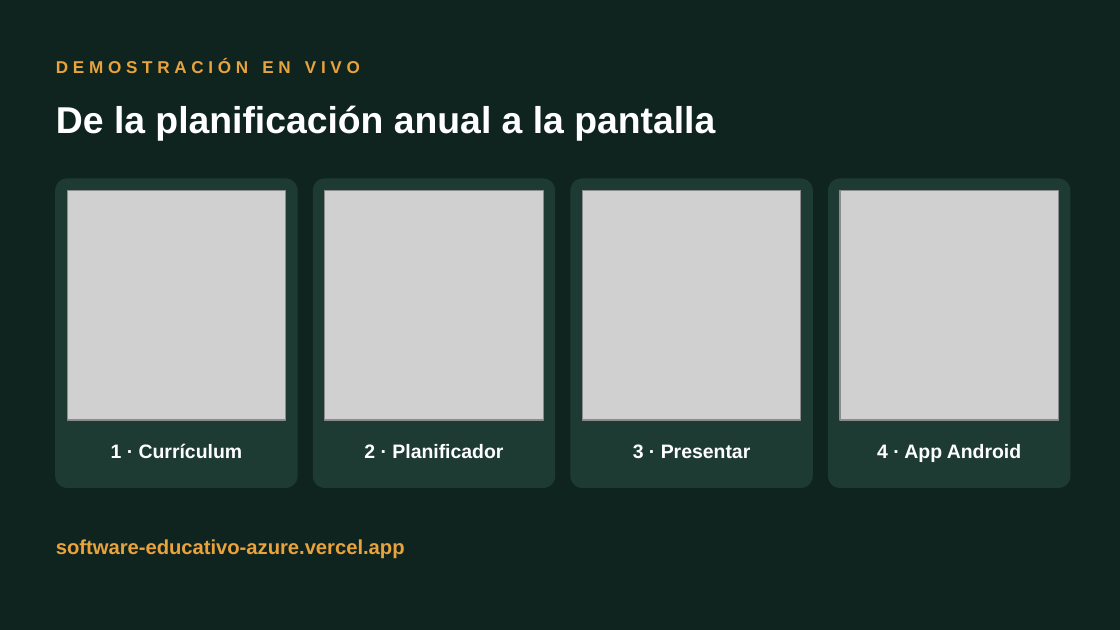
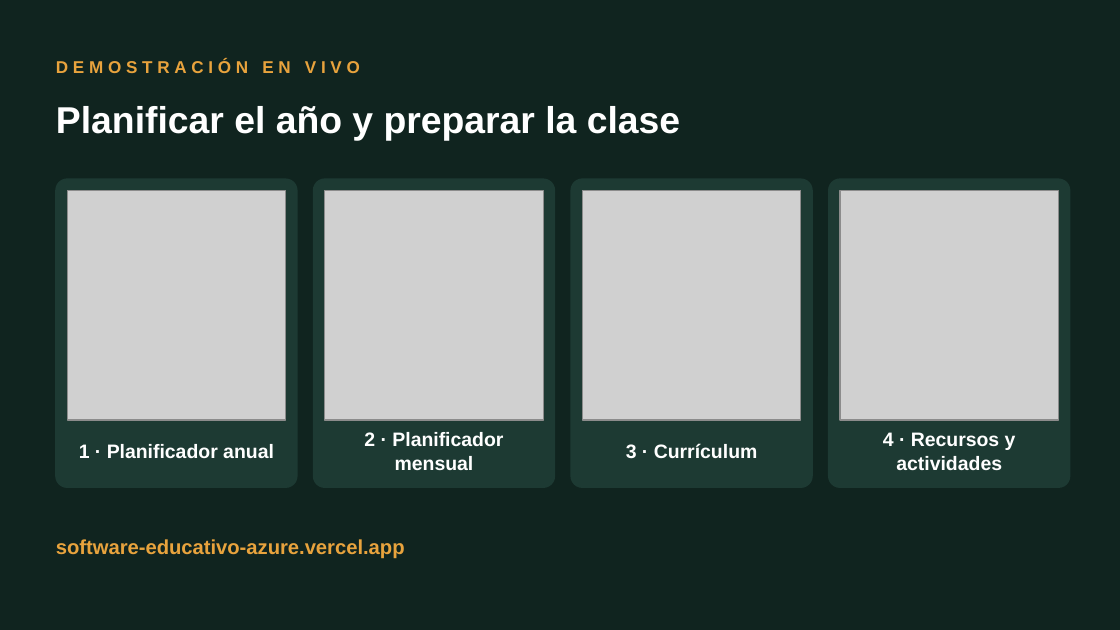
Before and after one commit to alcayuqueo/proyectCAPSTON, a slide deck: slide 13 of Fase 3/Cayuqueo_Alex_Presentacion_Final_EducaApp.pptx. Drawn at 1120x630 pixels with LibreOffice and Linux fonts; fonts in the diff are those of the drawing; grey boxes stand for pictures. Boxes give left, top, right and bottom in pixels: in the first picture for what was removed or moved away, otherwise in the second. Text is boxed around its words. In the diff, an @@ line names an element or a change of style, - is before the commit and + after.

Commit message:
feat: planificación de ejemplo en cuenta existente y presentación final actualizada

```diff
--- a/Fase 3/Cayuqueo_Alex_Presentacion_Final_EducaApp.pptx
+++ b/Fase 3/Cayuqueo_Alex_Presentacion_Final_EducaApp.pptx
@@ text at [56,106,680,140]: text changed @@
-De la planificación anual a la pantalla
+Planificar el año y preparar la clase
@@ text at [79,444,274,458]: text changed @@
-1 · Currículum
+1 · Planificador anual
@@ text at [364,432,503,470]: text changed @@
-2 · Planificador
+2 · Planificador mensual
@@ text at [626,443,758,459]: text changed @@
-3 · Presentar
+3 · Currículum
@@ text at [883,432,1016,470]: text changed @@
-4 · App Android
+4 · Recursos y actividades
```
Also in this commit, not shown: 1 slide added, 3 other files.
